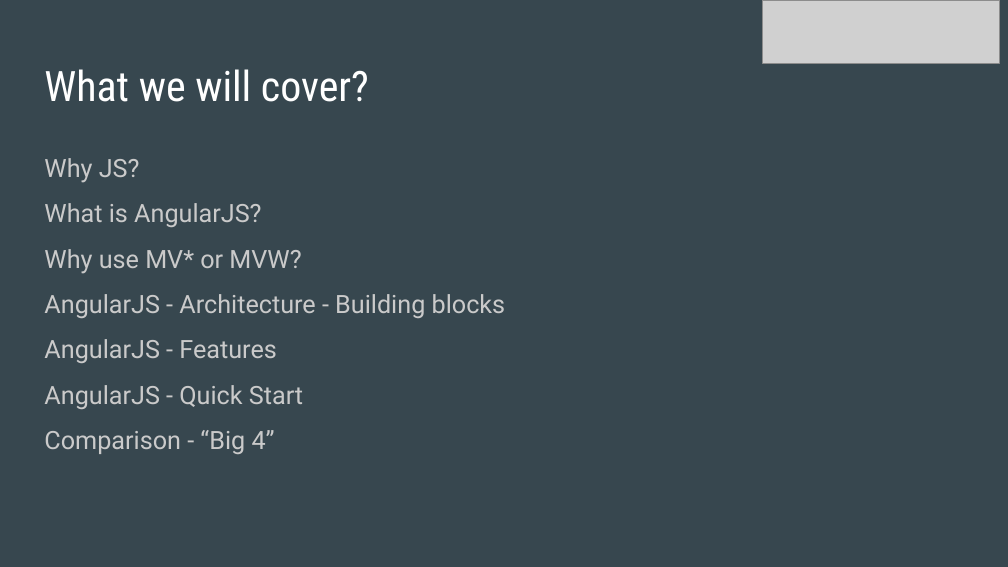
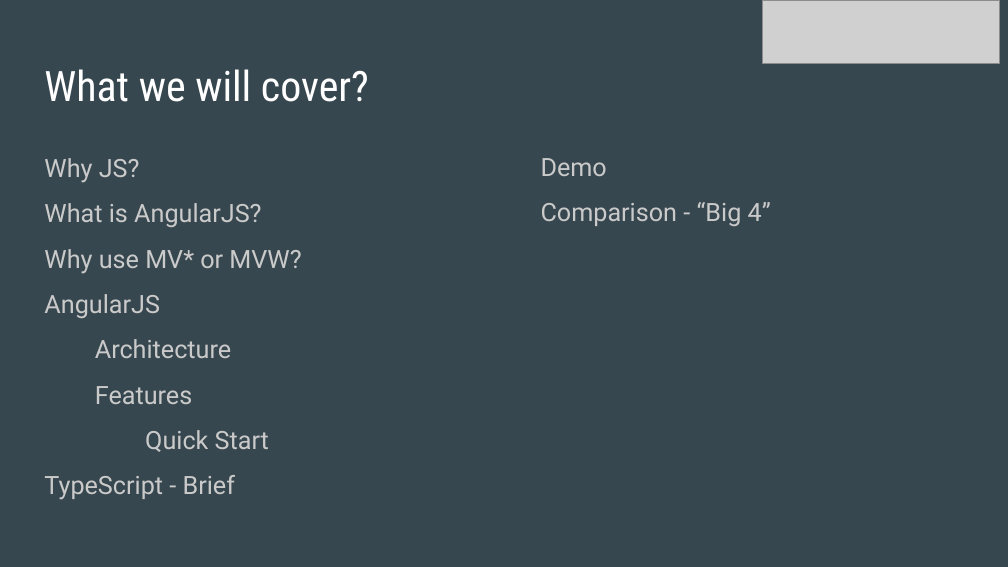
Before and after one commit to luthramanisha/angular2-tour, a slide deck: slide 2 of angular2-tour/ppt/AngularJS.pptx. Drawn at 1008x567 pixels with LibreOffice and Linux fonts; fonts in the diff are those of the drawing; grey boxes stand for pictures. Boxes give left, top, right and bottom in pixels: in the first picture for what was removed or moved away, otherwise in the second. Text is boxed around its words. In the diff, an @@ line names an element or a change of style, - is before the commit and + after.

Commit message:
updated presentation

```diff
--- a/angular2-tour/ppt/AngularJS.pptx
+++ b/angular2-tour/ppt/AngularJS.pptx
@@ text added at box(541, 158, 771, 226), 18 pt, text #CACACA @@
+Demo
+Comparison - “Big 4”
@@ text at box(44, 294, 269, 500): text changed @@
-AngularJS - Architecture - Building blocks
-AngularJS - Features
-AngularJS - Quick Start
-Comparison - “Big 4”
+AngularJS
+Architecture
+Features
+Quick Start
+TypeScript - Brief
```
Also in this commit, not shown: 8 other slides changed, 1 slide added, 3 other files.
